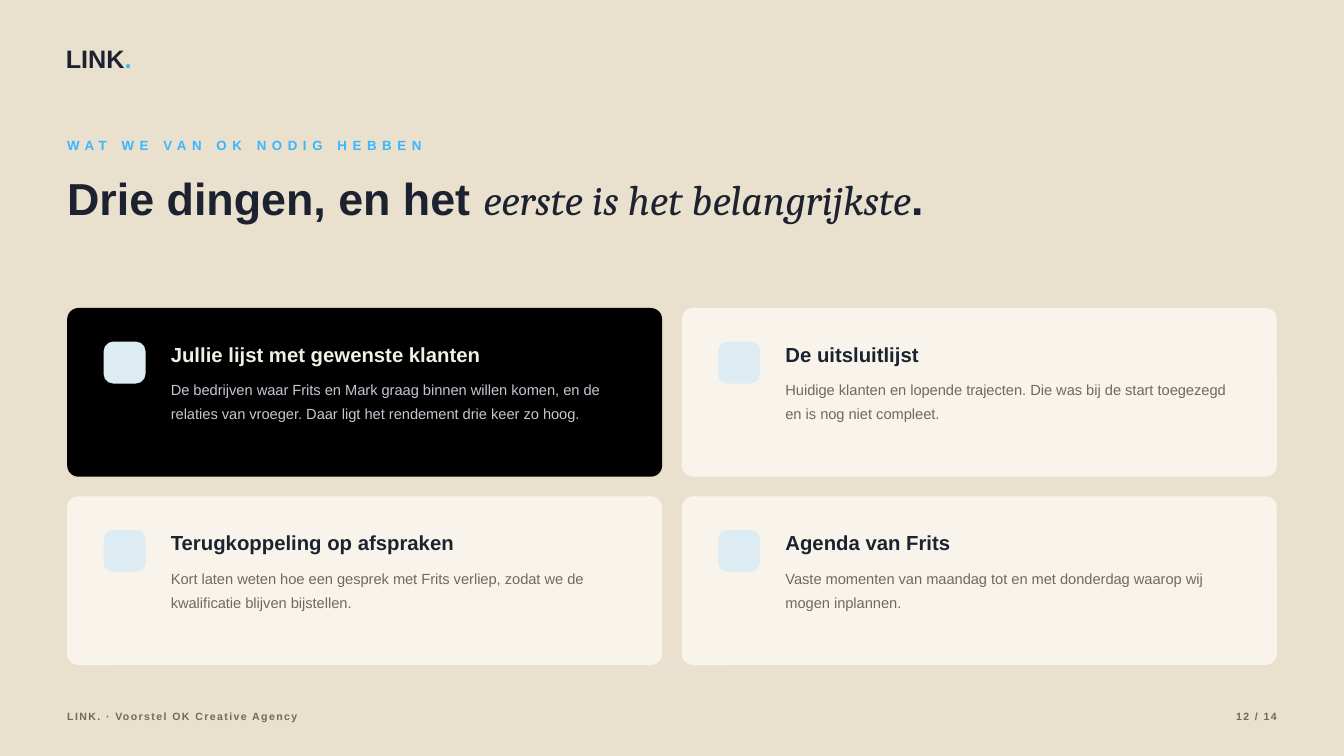
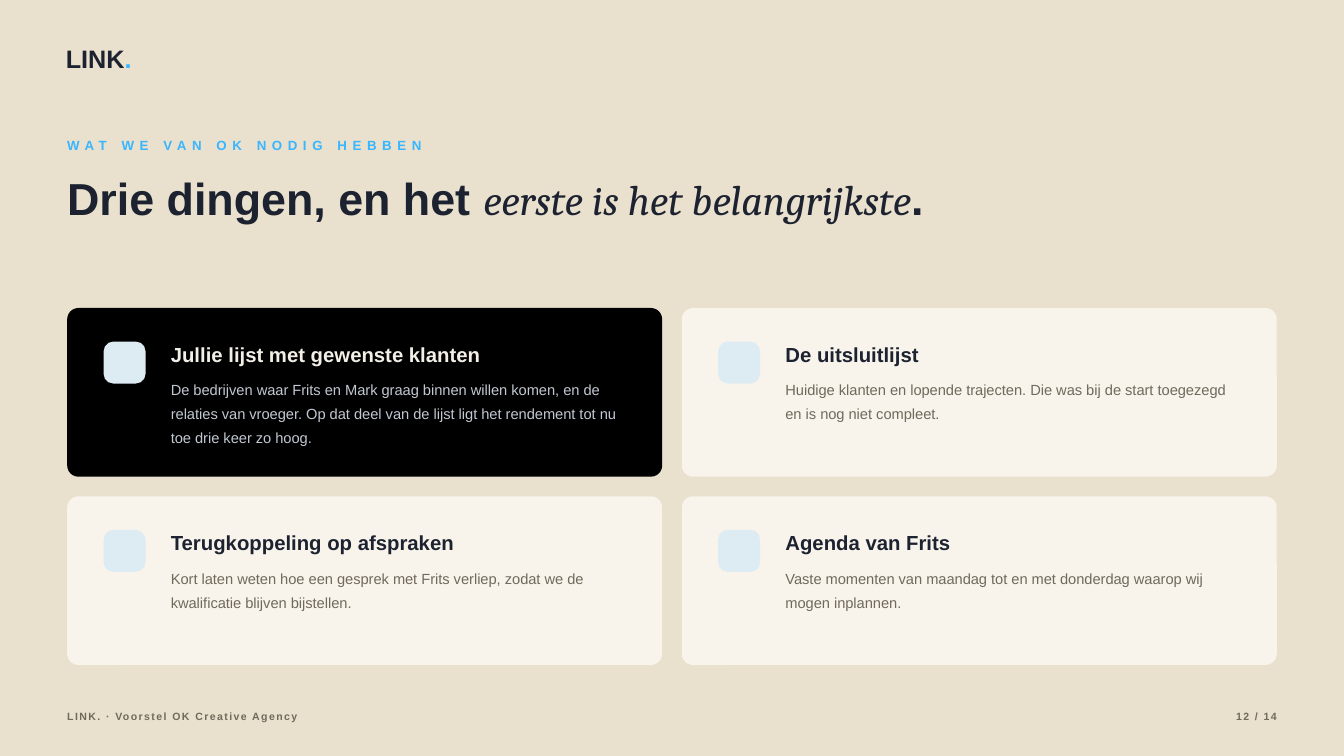
Before and after one commit to hens-lang/Test, a slide deck: slide 12 of output/LINK. voorstel OK Creative Agency.pptx. Drawn at 1344x756 pixels with LibreOffice and Linux fonts; fonts in the diff are those of the drawing; background and template pictures are left out. Boxes give left, top, right and bottom in pixels: in the first picture for what was removed or moved away, otherwise in the second. Text is boxed around its words. In the diff, an @@ line names an element or a change of style, - is before the commit and + after.

```diff
--- a/output/LINK. voorstel OK Creative Agency.pptx
+++ b/output/LINK. voorstel OK Creative Agency.pptx
@@ text at bbox=[171, 384, 616, 446]: text changed @@
-De bedrijven waar Frits en Mark graag binnen willen komen, en de relaties van vroeger. Daar ligt het rendement drie keer zo hoog.
+De bedrijven waar Frits en Mark graag binnen willen komen, en de relaties van vroeger. Op dat deel van de lijst ligt het rendement tot nu toe drie keer zo hoog.
```
Also in this commit, not shown: 3 other slides changed, 9 other files.
